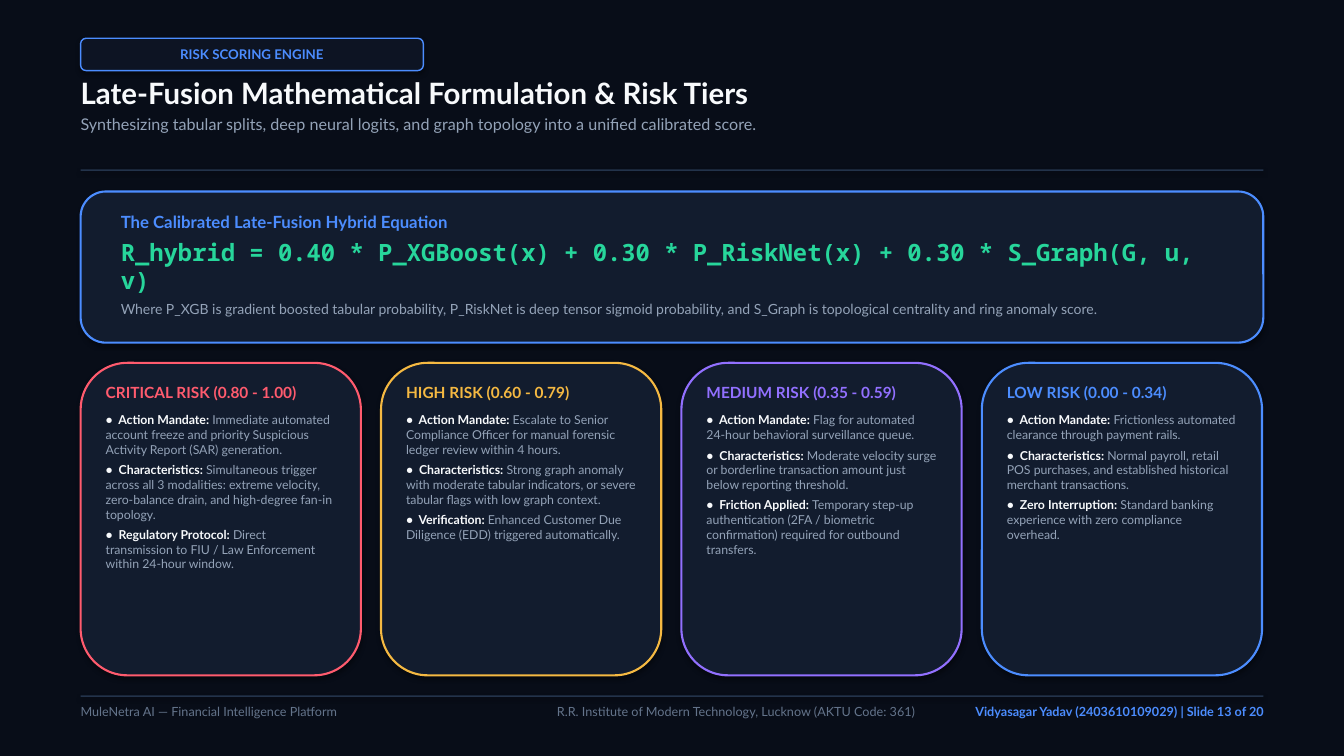
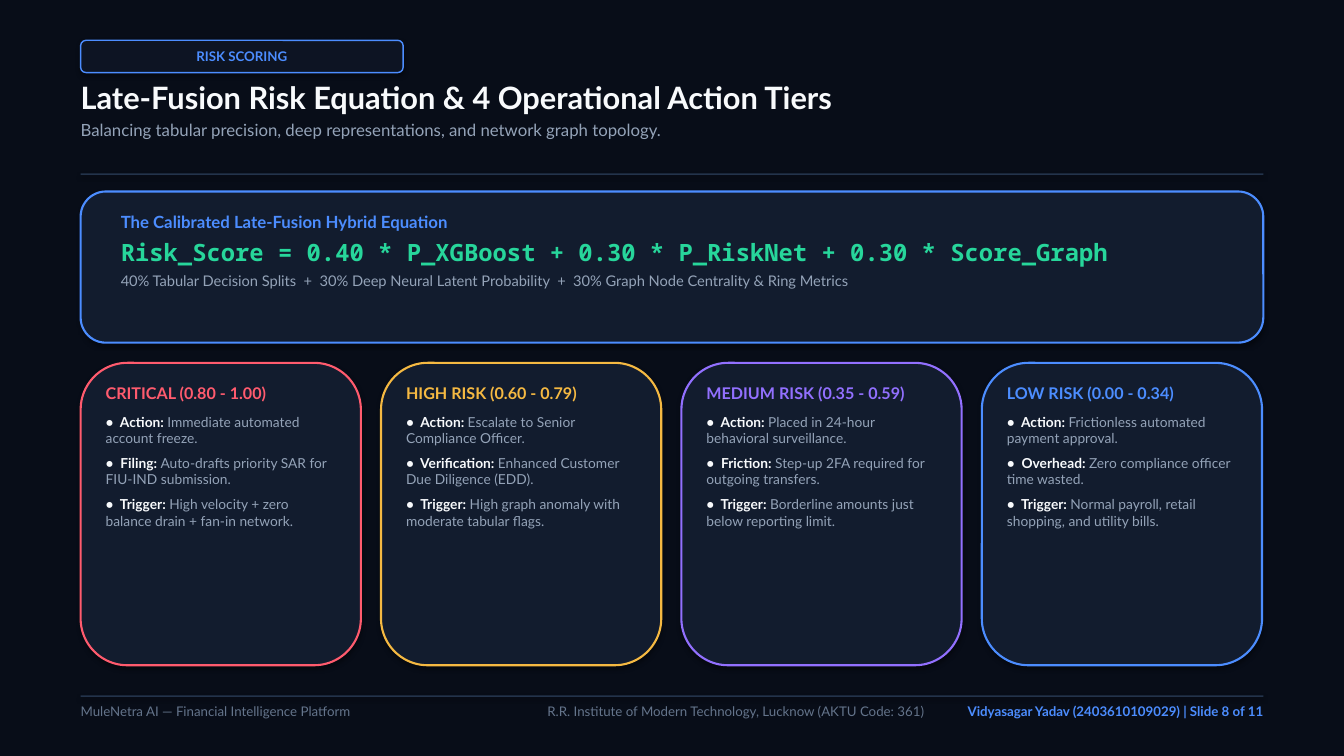
Before and after one commit to vidyasagar0007/MuleNetra-AI, a slide deck: slide 8 of reports/MuleNetra_AI_BTech_Presentation_Vidyasagar_Yadav.pptx (slide 13 before the commit). Drawn at 1344x756 pixels with LibreOffice and Linux fonts; fonts in the diff are those of the drawing. Boxes give left, top, right and bottom in pixels: in the first picture for what was removed or moved away, otherwise in the second. Text is boxed around its words. In the diff, an @@ line names an element or a change of style, - is before the commit and + after.

Commit message:
Update presentation deck to concise 11-slide interview-ready format

```diff
--- a/reports/MuleNetra_AI_BTech_Presentation_Vidyasagar_Yadav.pptx
+++ b/reports/MuleNetra_AI_BTech_Presentation_Vidyasagar_Yadav.pptx
@@ rounded rectangle "RISK SCORING": place and size @@
-rounded rectangle "RISK SCORING" at bbox=[81, 38, 423, 71]
+rounded rectangle "RISK SCORING" at bbox=[81, 40, 403, 73]
@@ text in rounded rectangle at bbox=[196, 51, 287, 61]: text changed @@
-RISK SCORING ENGINE
+RISK SCORING
@@ text at bbox=[81, 86, 831, 139]: text changed; size 11.5 to 12 pt @@
-Late-Fusion Mathematical Formulation & Risk Tiers
-Synthesizing tabular splits, deep neural logits, and graph topology into a unified calibrated score.
+Late-Fusion Risk Equation & 4 Operational Action Tiers
+Balancing tabular precision, deep representations, and network graph topology.
@@ rectangle: place and size @@
-rectangle at bbox=[81, 169, 1263, 170]
+rectangle at bbox=[81, 173, 1263, 174]
@@ text at bbox=[121, 242, 1107, 289]: text changed; size 10 to 10.5 pt @@
-R_hybrid = 0.40 * P_XGBoost(x) + 0.30 * P_RiskNet(x) + 0.30 * S_Graph(G, u, v)
-Where P_XGB is gradient boosted tabular probability, P_RiskNet is deep tensor sigmoid probability, and S_Graph is topological centrality and ring anomaly score.
+Risk_Score = 0.40 * P_XGBoost + 0.30 * P_RiskNet + 0.30 * Score_Graph
+40% Tabular Decision Splits + 30% Deep Neural Latent Probability + 30% Graph Node Centrality & Ring Metrics
@@ rounded rectangle: place and size @@
-rounded rectangle at bbox=[81, 363, 361, 676]
+rounded rectangle at bbox=[81, 363, 361, 665]
@@ text at bbox=[106, 386, 327, 526]: text changed; size 8.8 to 9.8 pt @@
-CRITICAL RISK (0.80 - 1.00)
-• Action Mandate: Immediate automated account freeze and priority Suspicious Activity Report (SAR) generation.
-• Characteristics: Simultaneous trigger across all 3 modalities: extreme velocity, zero-balance drain, and high-degree fan-in topology.
-• Regulatory Protocol: Direct transmission to FIU / Law Enforcement within 24-hour window.
+CRITICAL (0.80 - 1.00)
+• Action: Immediate automated account freeze.
+• Filing: Auto-drafts priority SAR for FIU-IND submission.
+• Trigger: High velocity + zero balance drain + fan-in network.
@@ rounded rectangle: place and size @@
-rounded rectangle at bbox=[381, 363, 661, 676]
+rounded rectangle at bbox=[381, 363, 661, 665]
@@ text at bbox=[406, 386, 576, 402]: size 11 to 11.5 pt in "HIGH RISK (0.60 - 0.79)" @@
@@ rounded rectangle: place and size @@
-rounded rectangle at bbox=[682, 363, 962, 676]
+rounded rectangle at bbox=[682, 363, 962, 665]
@@ text at bbox=[706, 386, 904, 402]: size 11 to 11.5 pt in "MEDIUM RISK (0.35 - 0.59)" @@
@@ rounded rectangle: place and size @@
-rounded rectangle at bbox=[982, 363, 1262, 676]
+rounded rectangle at bbox=[982, 363, 1262, 665]
@@ text at bbox=[1007, 386, 1173, 402]: size 11 to 11.5 pt in "LOW RISK (0.00 - 0.34)" @@
@@ text at bbox=[406, 417, 620, 529]: text changed; size 8.8 to 9.8 pt @@
-• Action Mandate: Escalate to Senior Compliance Officer for manual forensic ledger review within 4 hours.
-• Characteristics: Strong graph anomaly with moderate tabular indicators, or severe tabular flags with low graph context.
-• Verification: Enhanced Customer Due Diligence (EDD) triggered automatically.
+• Action: Escalate to Senior Compliance Officer.
+• Verification: Enhanced Customer Due Diligence (EDD).
+• Trigger: High graph anomaly with moderate tabular flags.
@@ text at bbox=[706, 417, 924, 529]: text changed; size 8.8 to 9.8 pt @@
-• Action Mandate: Flag for automated 24-hour behavioral surveillance queue.
-• Characteristics: Moderate velocity surge or borderline transaction amount just below reporting threshold.
-• Friction Applied: Temporary step-up authentication (2FA / biometric confirmation) required for outbound transfers.
+• Action: Placed in 24-hour behavioral surveillance.
+• Friction: Step-up 2FA required for outgoing transfers.
+• Trigger: Borderline amounts just below reporting limit.
@@ text at bbox=[1007, 417, 1231, 529]: text changed; size 8.8 to 9.8 pt @@
-• Action Mandate: Frictionless automated clearance through payment rails.
-• Characteristics: Normal payroll, retail POS purchases, and established historical merchant transactions.
-• Zero Interruption: Standard banking experience with zero compliance overhead.
+• Action: Frictionless automated payment approval.
+• Overhead: Zero compliance officer time wasted.
+• Trigger: Normal payroll, retail shopping, and utility bills.
@@ text "MuleNetra AI — Financial Intelligence ..." at bbox=[81, 706, 351, 719]: size 9 to 9.5 pt @@
@@ text "R.R. Institute of Modern Technology, ..." at bbox=[547, 706, 924, 719]: size 9 to 9.5 pt @@
@@ text at bbox=[968, 705, 1263, 719]: text changed; size 9 to 9.5 pt @@
-Vidyasagar Yadav (2403610109029) | Slide 13 of 20
+Vidyasagar Yadav (2403610109029) | Slide 8 of 11
```
Also in this commit, not shown: 3 other slides changed, 7 slides added, 16 slides removed, 1 other file.
